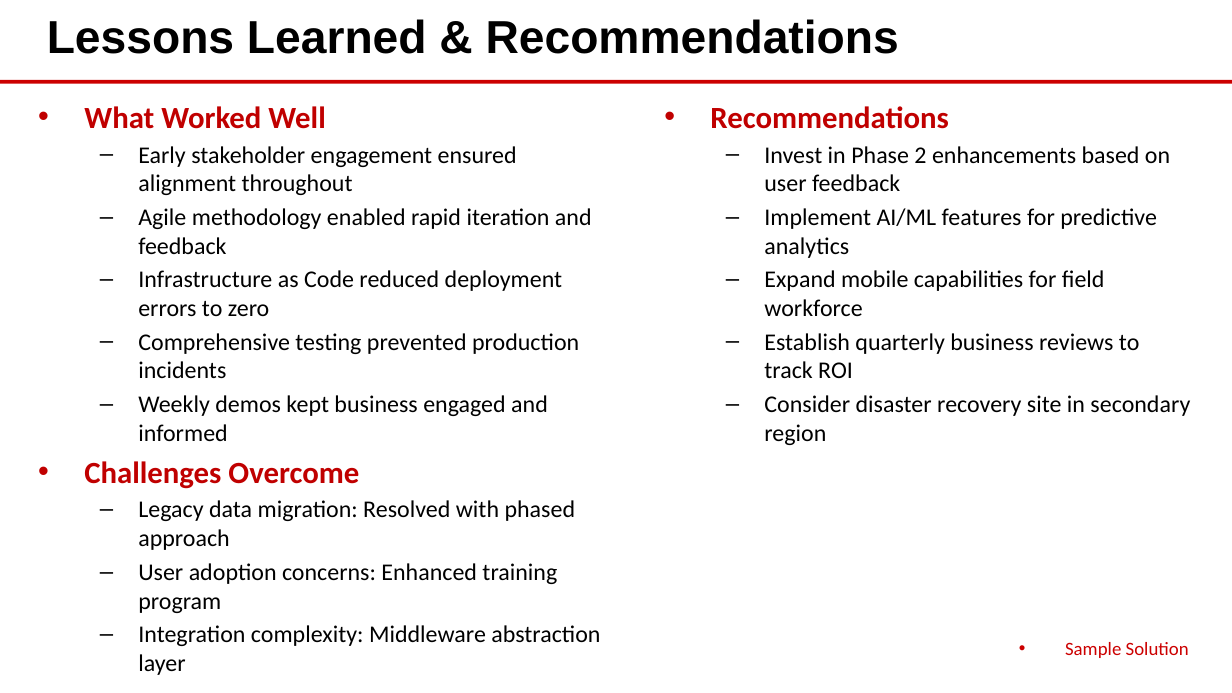
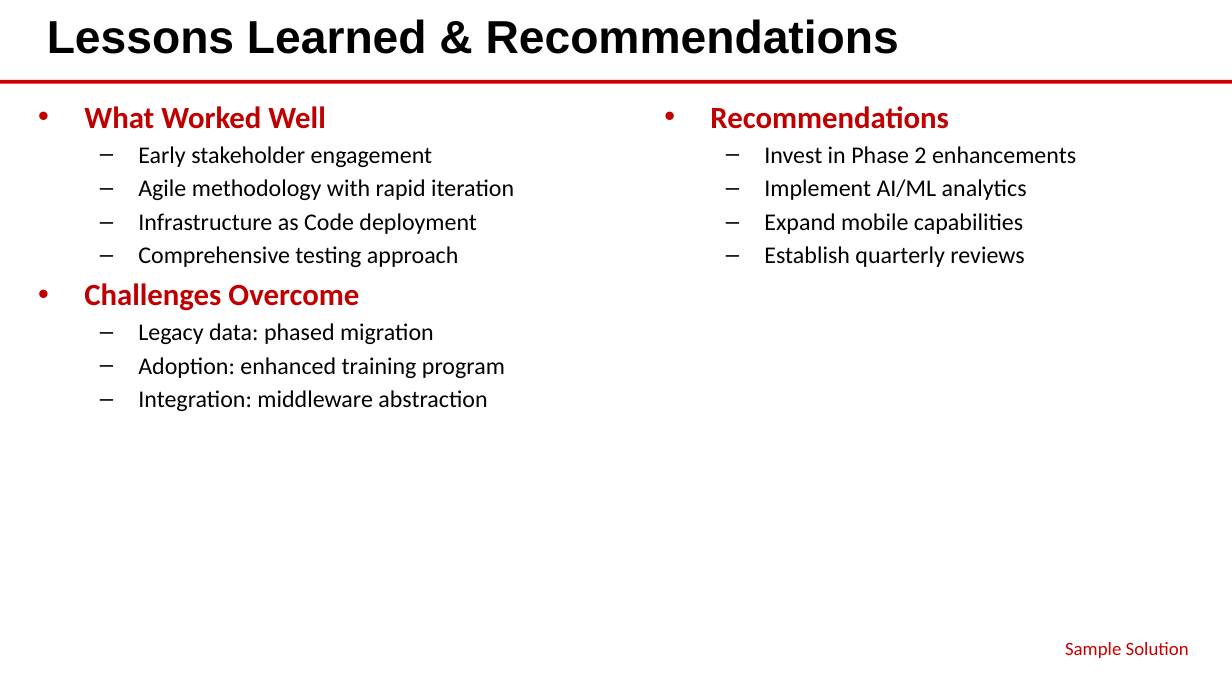
Before and after one commit to eoframework/solutions, a slide deck: slide 7 of solution-template/sample-provider/sample-category/sample-solution/delivery/closeout-presentation.pptx. Drawn at 1232x693 pixels with LibreOffice and Linux fonts; fonts in the diff are those of the drawing. Boxes give left, top, right and bottom in pixels: in the first picture for what was removed or moved away, otherwise in the second. Text is boxed around its words. In the diff, an @@ line names an element or a change of style, - is before the commit and + after.

Commit message:
Fix closeout presentation slide formatting issues
- Executive Summary: Changed to eo_bullet_points, max 7 items
- Solution Architecture: Fixed image path to assets/diagrams/
- Lessons & Recommendations: Reduced to 3 bullets per column,
  max 4 sub-items each, all under 46 characters
- Footer: Removed bullet point from solution name

```diff
--- a/solution-template/sample-provider/sample-category/sample-solution/delivery/closeout-presentation.pptx
+++ b/solution-template/sample-provider/sample-category/sample-solution/delivery/closeout-presentation.pptx
@@ text at box(138, 146, 514, 267): text changed @@
-  – Early stakeholder engagement ensured alignment throughout
-  – Agile methodology enabled rapid iteration and feedback
-  – Infrastructure as Code reduced deployment errors to zero
-  – Comprehensive testing prevented production incidents
-  – Weekly demos kept business engaged and informed
+  – Early stakeholder engagement
+  – Agile methodology with rapid iteration
+  – Infrastructure as Code deployment
+  – Comprehensive testing approach
@@ text at box(764, 146, 1076, 267): text changed @@
-  – Invest in Phase 2 enhancements based on user feedback
-  – Implement AI/ML features for predictive analytics
-  – Expand mobile capabilities for field workforce
-  – Establish quarterly business reviews to track ROI
-  – Consider disaster recovery site in secondary region
+  – Invest in Phase 2 enhancements
+  – Implement AI/ML analytics
+  – Expand mobile capabilities
+  – Establish quarterly reviews
@@ text at box(138, 323, 505, 411): text changed @@
-  – Legacy data migration: Resolved with phased approach
-  – User adoption concerns: Enhanced training program
-  – Integration complexity: Middleware abstraction layer
+  – Legacy data: phased migration
+  – Adoption: enhanced training program
+  – Integration: middleware abstraction
@@ text "Sample Solution" at box(1065, 642, 1189, 658): bullet • to none @@
```
Also in this commit, not shown: 7 other slides changed, 1 other file.
